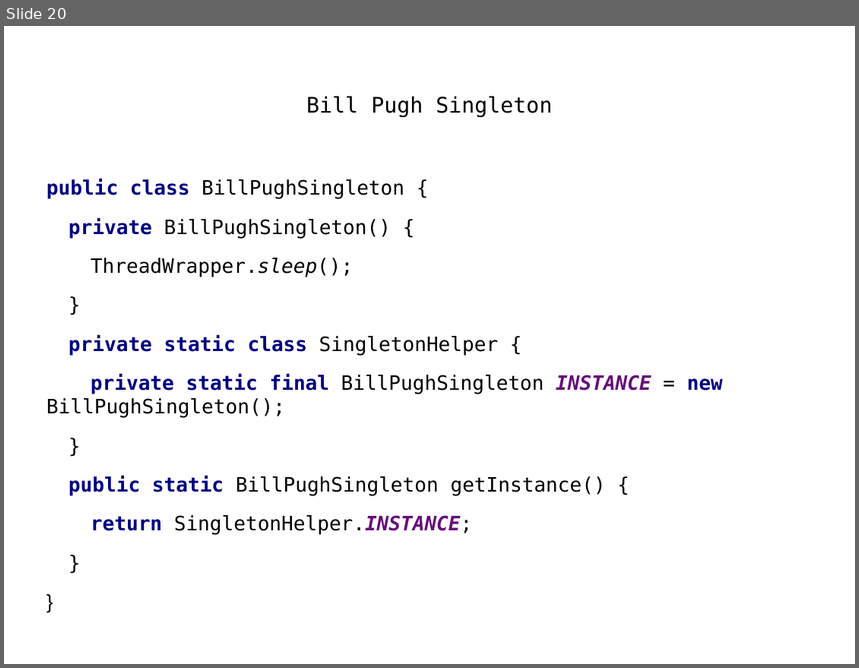
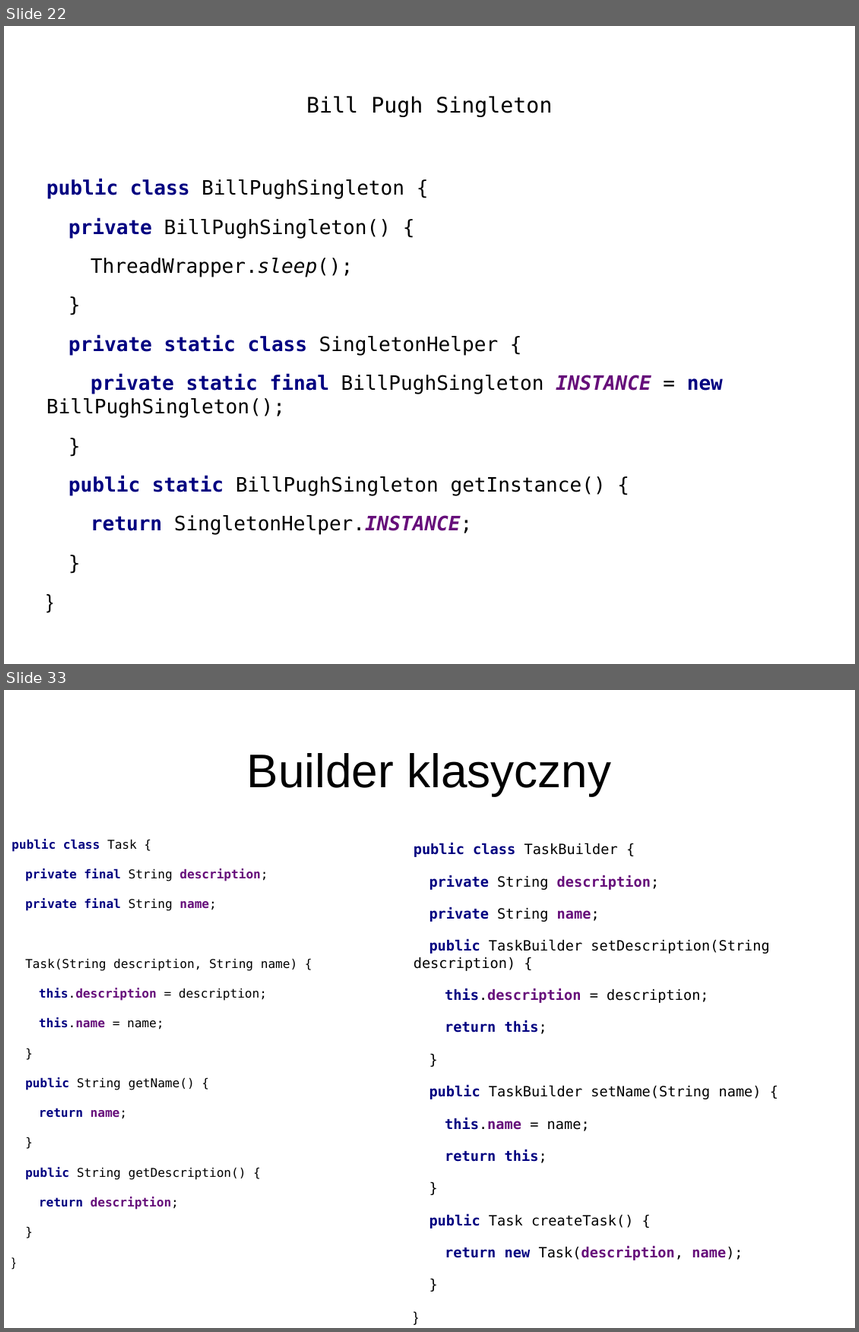
Before and after one commit to anicos/wzorce-projektowe-prezentacja, a slide deck: Part_1.odp. Shown one above the other, each under a label of ours: slide 20 before the commit, slides 22 and 33 after it; the slides between them are not shown. The pictures are 859x668 and 859x1332 pixels, drawn with LibreOffice and Linux fonts; fonts in the diff are those of the drawing. Boxes give left, top, right and bottom in pixels: in the first picture for what was removed or moved away, otherwise in the second. Text is boxed around its words. In the diff, an @@ line names an element or a change of style, - is before the commit and + after.

```diff
--- a/Part_1.odp
+++ b/Part_1.odp
@@ slide 33 added at <box>4,690,855,1328</box>, background #FFFFFF @@
@@ title added at <box>247,753,611,796</box>, 44 pt, text #000000 @@
+Builder klasyczny
@@ text added at <box>12,839,297,1180</box>, 11.4 pt, text #000000 @@
+public class Task {
+private final String description;
+private final String name;
+Task(String description, String name) {
+this.description = description;
+this.name = name;
+}
+public String getName() {
+return name;
+}
+public String getDescription() {
+return description;
+}
+}
@@ text added at <box>414,844,769,1261</box>, 13.2 pt, text #000000 @@
+public class TaskBuilder {
+private String description;
+private String name;
+public TaskBuilder setDescription(String description) {
+this.description = description;
+return this;
+}
+public TaskBuilder setName(String name) {
+this.name = name;
+return this;
+}
+public Task createTask() {
+return new Task(description, name);
+}
+}
@@ what was slide 20 is now slide 22 @@
```
Also in this commit, not shown: 1 slide changed, 28 other slides added, 1 other file.
